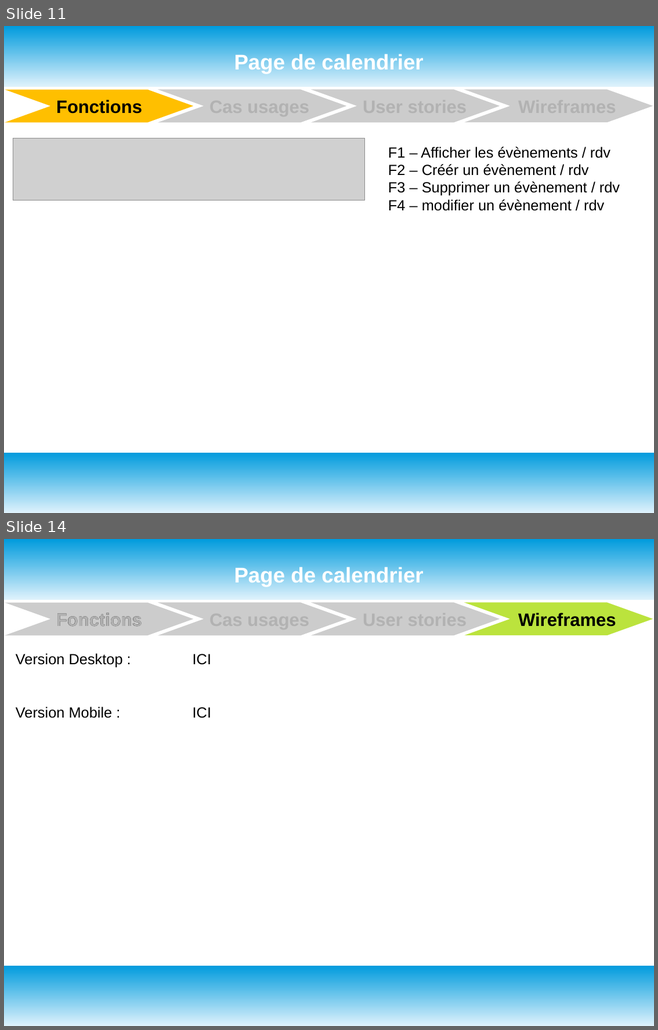
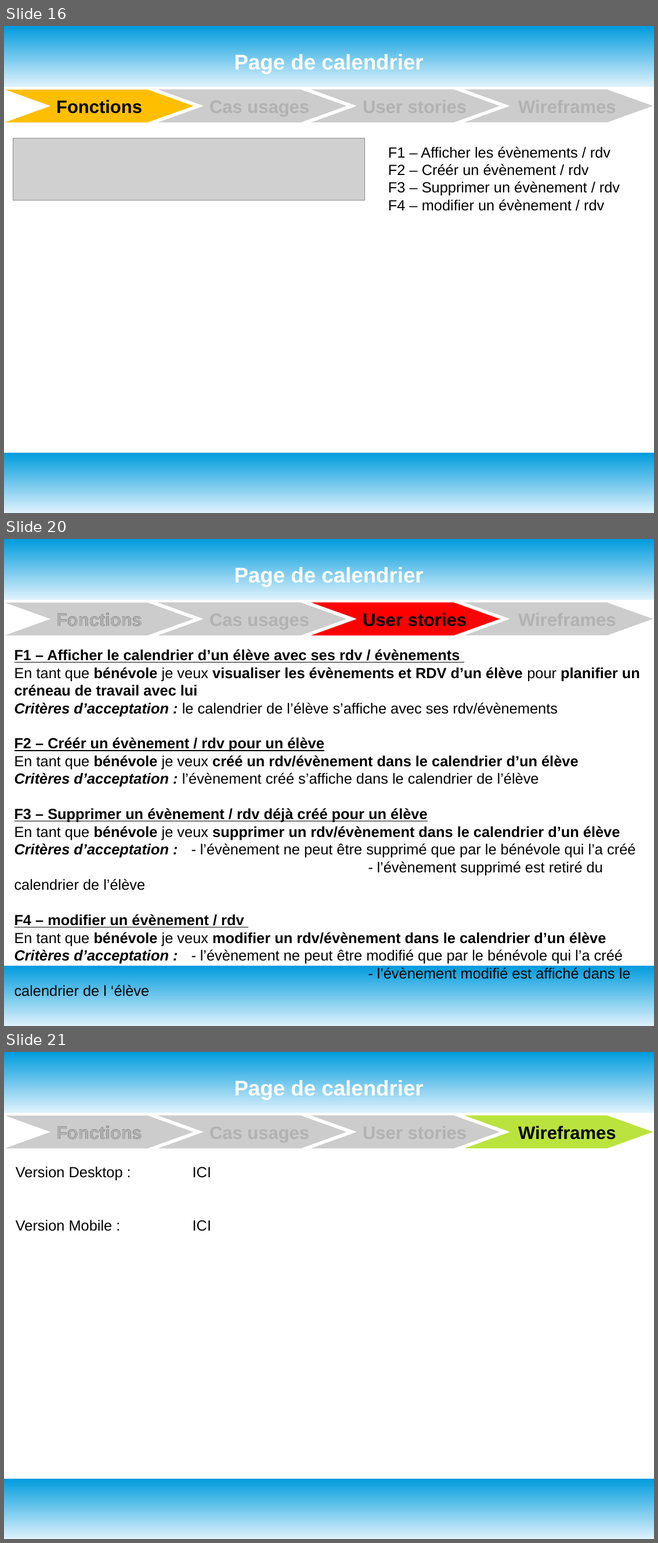
Before and after one commit to oliviersamin/P3_DesignezApplicationPythonAdapt-eBesoinsClient, a slide deck: P3_documentTravail.odp. Shown one above the other, each under a label of ours: slides 11 and 14 before the commit, slides 16, 20 and 21 after it; the slides between them are not shown. The pictures are 658x1030 and 658x1543 pixels, drawn with LibreOffice and Linux fonts; fonts in the diff are those of the drawing; grey boxes stand for pictures. Boxes give left, top, right and bottom in pixels: in the first picture for what was removed or moved away, otherwise in the second. Text is boxed around its words. In the diff, an @@ line names an element or a change of style, - is before the commit and + after.

Commit message:
Deuxième version des livrables après session mentorat. Use cases et user stories revues. Wireframes faits pour Desktop et Mobile. Pas encore de tableau Kanban. Fichiers Questions pour Julien

```diff
--- a/P3_documentTravail.odp
+++ b/P3_documentTravail.odp
@@ slide 20 added at <box>4,539,654,1026</box>, background #FFFFFF; not listed: 2 template elements that a slide beside it also shows @@
@@ title added at <box>234,566,423,587</box>, 26 pt, text #FFFFFF, bold @@
+Page de calendrier
@@ freeform shape added at <box>5,603,193,636</box>, fill #CCCCCC @@
@@ text added at <box>50,605,170,631</box>, 22 pt, text #B2B2B2, bold @@
+Fonctions
@@ freeform shape added at <box>158,603,346,636</box>, fill #CCCCCC @@
@@ freeform shape added at <box>311,603,500,636</box>, fill #FF0000 @@
@@ freeform shape added at <box>465,603,653,636</box>, fill #CCCCCC @@
@@ text added at <box>56,613,142,627</box>, 22 pt, text #000000, bold @@
+Fonctions
@@ text added at <box>362,613,467,627</box>, 22 pt, text #000000, bold @@
+User stories
@@ text added at <box>14,649,640,979</box>, 18 pt, text #000000, bold @@
+F1 – Afficher le calendrier d’un élève avec ses rdv / évènements
+En tant que bénévole je veux visualiser les évènements et RDV d’un élève pour planifier un créneau de travail avec lui
+Critères d’acceptation : le calendrier de l’élève s’affiche avec ses rdv/évènements
+F2 – Créér un évènement / rdv pour un élève
+En tant que bénévole je veux créé un rdv/évènement dans le calendrier d’un élève
+Critères d’acceptation : l’évènement créé s’affiche dans le calendrier de l’élève
+F3 – Supprimer un évènement / rdv déjà créé pour un élève
+En tant que bénévole je veux supprimer un rdv/évènement dans le calendrier d’un élève
+Critères d’acceptation : - l’évènement ne peut être supprimé que par le bénévole qui l’a créé
+- l’évènement supprimé est retiré du calendrier de l’élève
+F4 – modifier un évènement / rdv
+En tant que bénévole je veux modifier un rdv/évènement dans le calendrier d’un élève
+Critères d’acceptation : - l’évènement ne peut être modifié que par le bénévole qui l’a créé
+- l’évènement modifié est affiché dans le calendrier de l ‘élève
@@ what was slide 11 is now slide 16 @@
@@ what was slide 14 is now slide 21 @@
```
Also in this commit, not shown: 12 slides changed, 3 other slides added, 2 slides removed, 1 other file.
